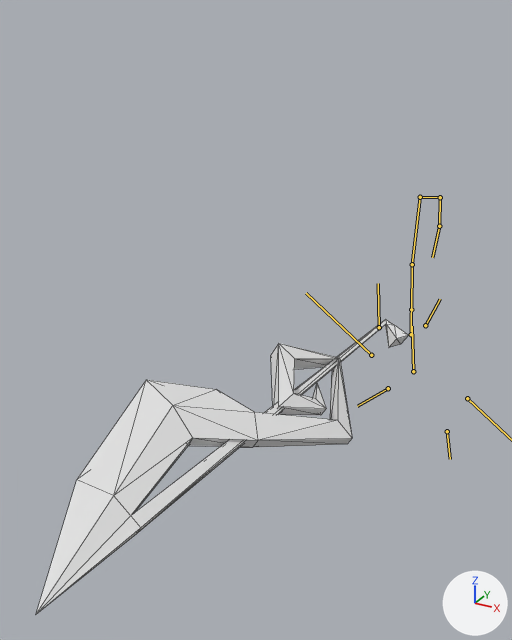
Renders of the glTF model Project/Resources/Models/Player_WeakAttack1_2_W/Player_WeakAttack1_2_W.gltf from each side of a commit.
Rendered twice from a 50 mm camera at (3.37, -12.38, 7.66) aimed at (-2.02, -2.58, 2.76). The lights are fixed; the arrows at lower right show +X, +Y and +Z. Both versions are drawn at frame 8 of the action 'アーマチュアアクション'; the numbers are the values there. The bones that bend it are drawn over the model as lines. Mesh edges are drawn as thin lines.

Objects in the first picture: 'Wepon'.
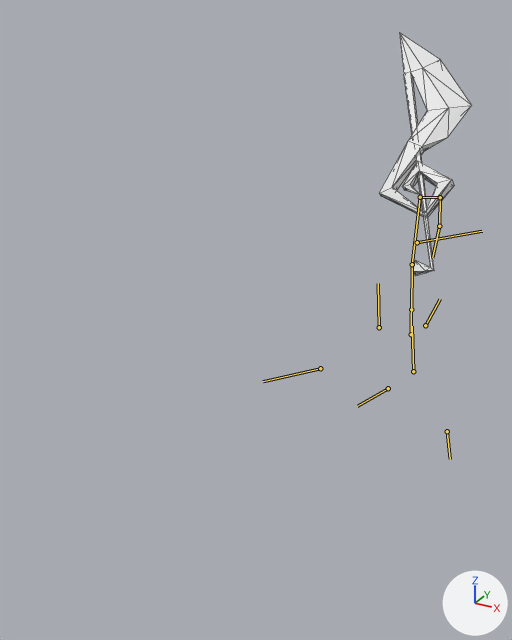
Location of each change, [x1, y1, x2, y2] in pixels of the pictures (512 x 640 px):
'Wepon', posed (75% narrower, 17% shorter): before [36, 319, 409, 614]; after [379, 32, 472, 276]
bone 'ボーン.002.R', root to tip: before (371, 355) to (306, 293); after (417, 242) to (482, 231)

The change in detail:
Bone 'ボーン.002' (bone_ボーン_002) turns from (0, 0, 0) to (0, -96, 0) degrees about its own x, y and z.
Bone 'ボーン.002.R' (bone_ボーン_002_r) moves from (-0.503, -0.827, 0.906) to (0.93, -1.076, 0.8).
Bone 'ボーン.002.R' (bone_ボーン_002_r) turns from (-14, -4, -100) to (-62, -4, -100) degrees about its own x, y and z.
Bone 'ボーン.002.R' (bone_ボーン_002_r) is rescaled from (1.39, 1.39, 1.39) to (1.02, 1.02, 1.02).
